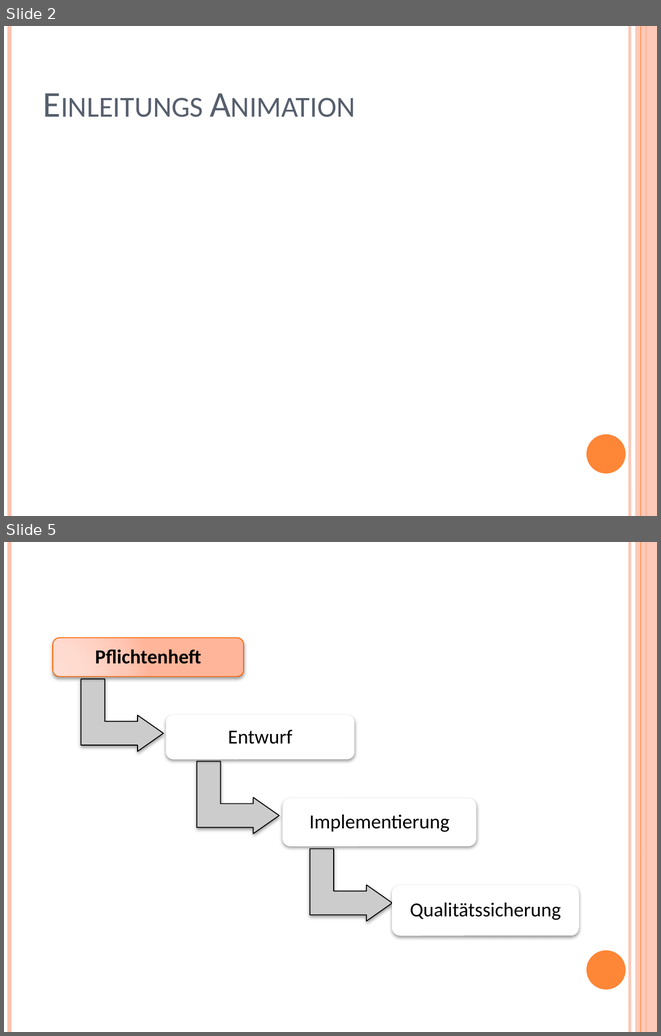
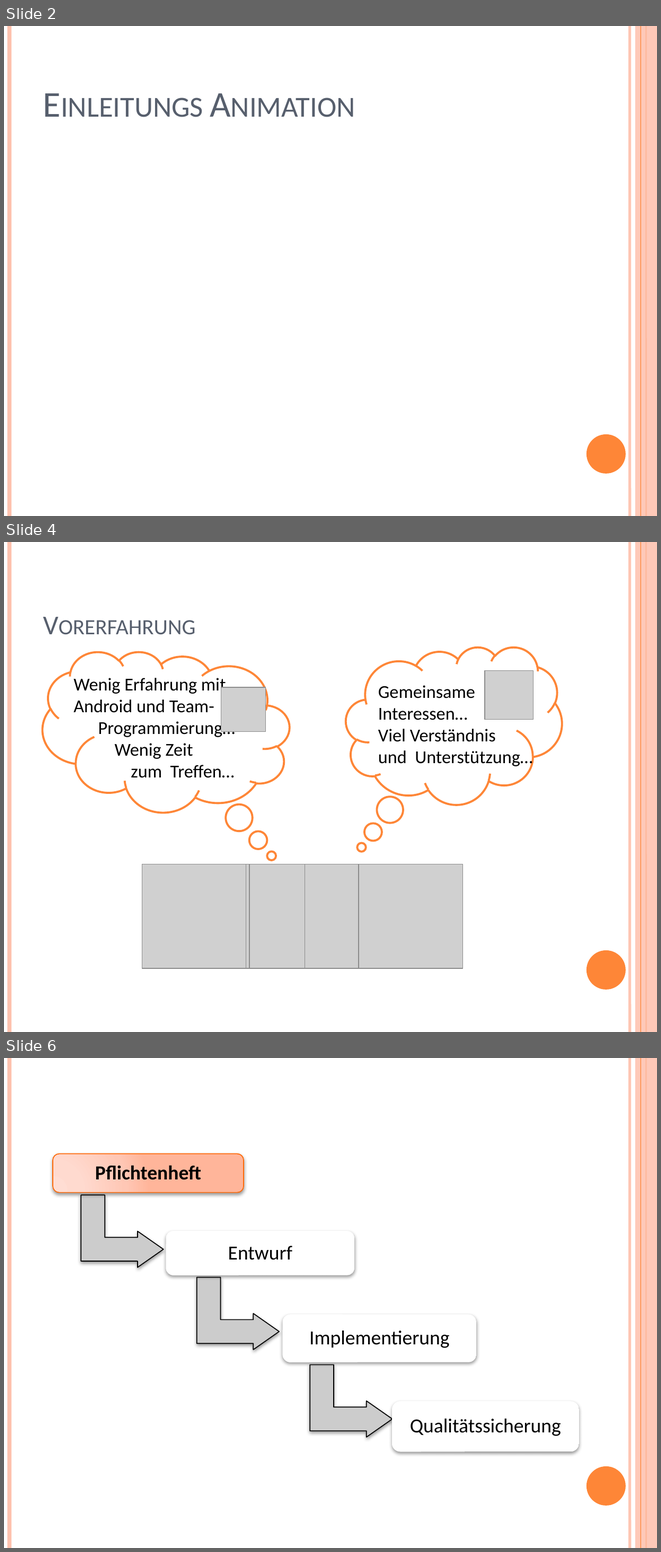
Before and after one commit to YuKitAs/fridget-android, a slide deck: documentation/Abschluss/Abschlusspräsentation.pptx. Shown one above the other, each under a label of ours: slides 2 and 5 before the commit, slides 2, 4 and 6 after it; the slides between them are not shown. The pictures are 661x1036 and 661x1552 pixels, drawn with LibreOffice and Linux fonts; fonts in the diff are those of the drawing; grey boxes stand for pictures. Boxes give left, top, right and bottom in pixels: in the first picture for what was removed or moved away, otherwise in the second. Text is boxed around its words. In the diff, an @@ line names an element or a change of style, - is before the commit and + after.

Commit message:
Changed stuff

```diff
--- a/documentation/Abschluss/Abschlusspräsentation.pptx
+++ b/documentation/Abschluss/Abschlusspräsentation.pptx
@@ slide 4 added at (4, 542, 657, 1032), background #FFFFFF; not listed: 6 template elements that a slide beside it also shows @@
@@ title added at (37, 562, 570, 643), 30 pt, text #575F6D, small capitals @@
+Vorerfahrung
@@ thought cloud added at (43, 652, 289, 812), outline #FE8637 2.25 pt @@
@@ thought cloud added at (346, 647, 562, 804), outline #FE8637 2.25 pt @@
@@ text added at (73, 676, 235, 778), 20 pt, text #000000 @@
+Wenig Erfahrung mit Android und Team-
+Programmierung…
+Wenig Zeit
+zum Treffen…
@@ picture added at (485, 671, 533, 719) @@
@@ picture added at (221, 687, 266, 731) @@
@@ text added at (378, 685, 532, 768), 20 pt, text #000000 @@
+Gemeinsame Interessen…
+Viel Verständnis
+und Unterstützung…
@@ picture added at (142, 864, 246, 968) @@
@@ picture added at (195, 864, 300, 968) @@
@@ picture added at (249, 864, 354, 968) @@
@@ picture added at (305, 864, 409, 968) @@
@@ picture added at (359, 864, 463, 968) @@
@@ what was slide 5 is now slide 6 @@
```
Also in this commit, not shown: 1 slide changed, 1 other slide added, 1 slide removed.
